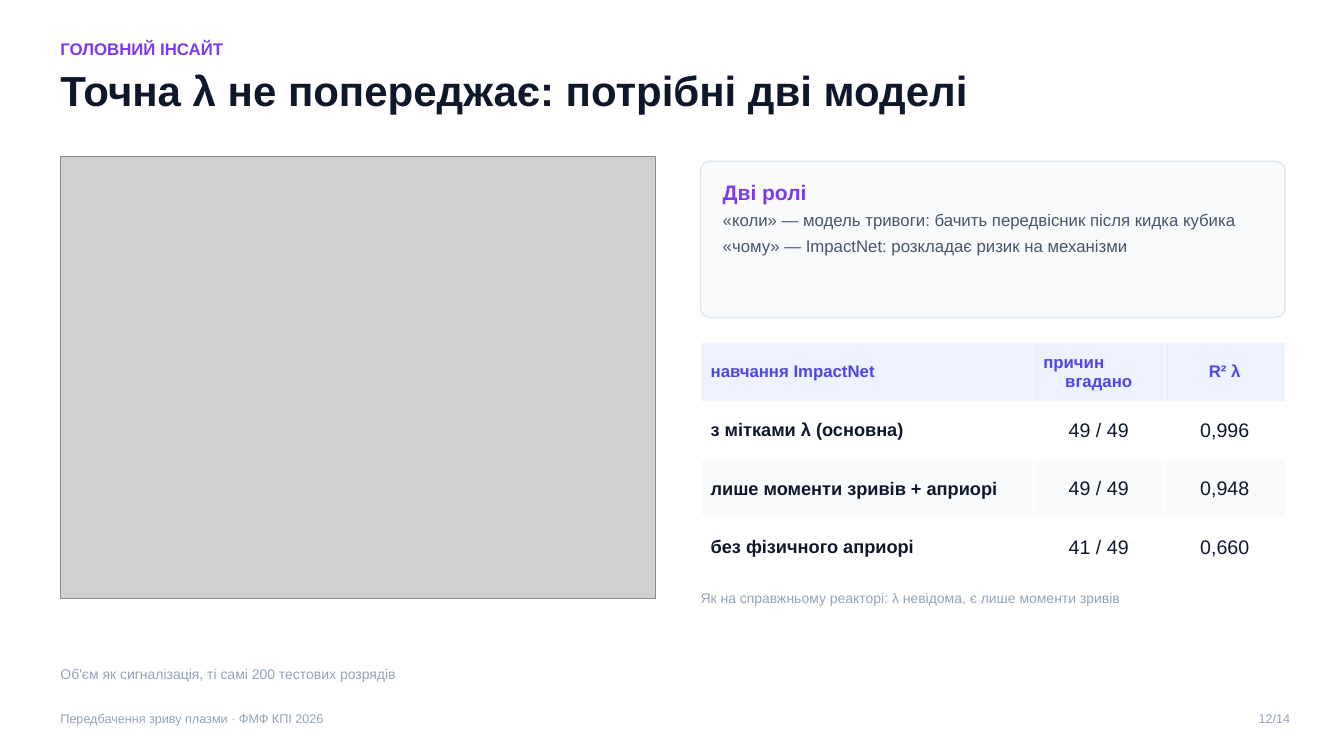
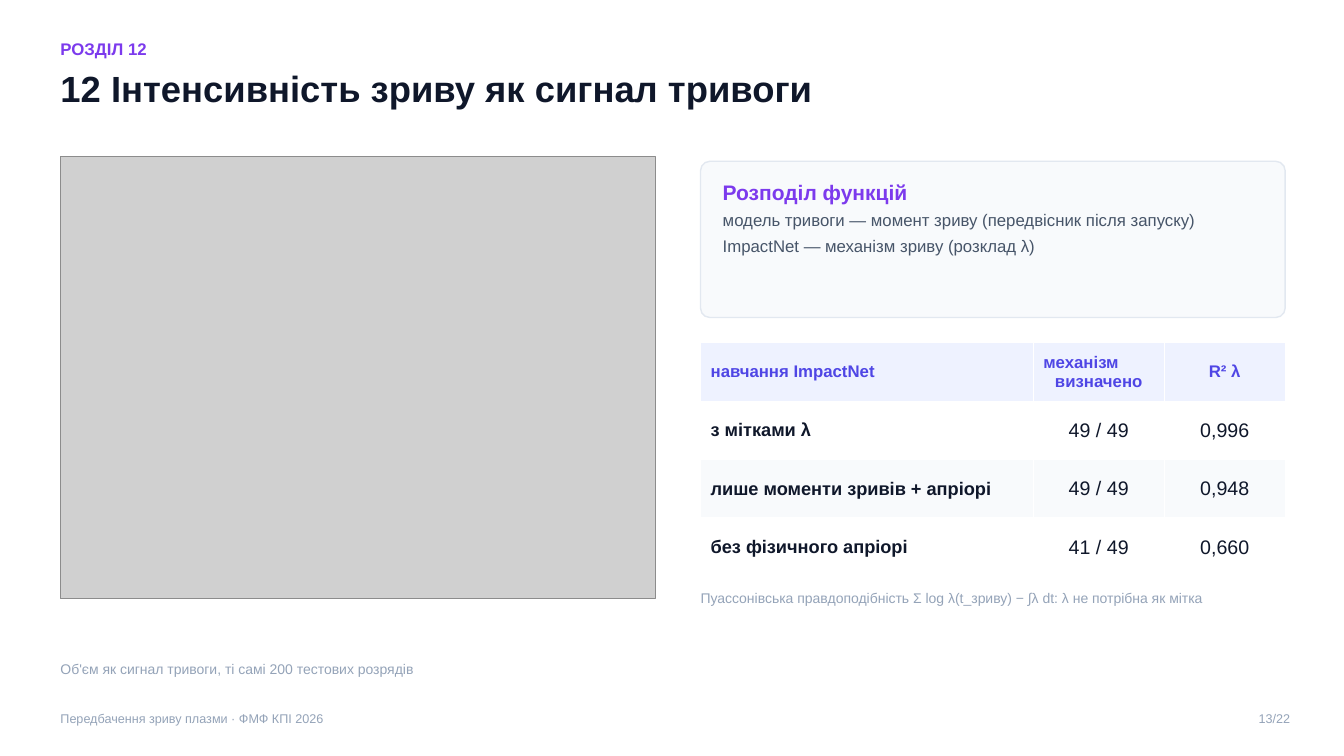
Before and after one commit to llllenah/plasma-disruption-prediction, a slide deck: slide 13 of docs/presentation.pptx (slide 12 before the commit). Drawn at 1344x756 pixels with LibreOffice and Linux fonts; fonts in the diff are those of the drawing; grey boxes stand for pictures. Boxes give left, top, right and bottom in pixels: in the first picture for what was removed or moved away, otherwise in the second. Text is boxed around its words. In the diff, an @@ line names an element or a change of style, - is before the commit and + after.

```diff
--- a/docs/presentation.pptx
+++ b/docs/presentation.pptx
@@ text at (x1=60, y1=43, x2=147, y2=59): text changed @@
-ГОЛОВНИЙ ІНСАЙТ
+РОЗДІЛ 12
@@ text at (x1=60, y1=75, x2=812, y2=110): text changed; size 30 to 26 pt @@
-Точна λ не попереджає: потрібні дві моделі
+12 Інтенсивність зриву як сигнал тривоги
@@ text at (x1=723, y1=184, x2=1195, y2=256): text changed @@
-Дві ролі
-«коли» — модель тривоги: бачить передвісник після кидка кубика
-«чому» — ImpactNet: розкладає ризик на механізми
+Розподіл функцій
+модель тривоги — момент зриву (передвісник після запуску)
+ImpactNet — механізм зриву (розклад λ)
@@ table at (x1=701, y1=343, x2=1286, y2=577) @@
-row 1, column 2: причин вгадано
+row 1, column 2: механізм визначено
-row 2, column 1: з мітками λ (основна)
+row 2, column 1: з мітками λ
-row 3, column 1: лише моменти зривів + априорі
+row 3, column 1: лише моменти зривів + апріорі
-row 4, column 1: без фізичного априорі
+row 4, column 1: без фізичного апріорі
@@ text at (x1=701, y1=593, x2=1202, y2=606): text changed @@
-Як на справжньому реакторі: λ невідома, є лише моменти зривів
+Пуассонівська правдоподібність Σ log λ(t_зриву) − ∫λ dt: λ не потрібна як мітка
@@ text at (x1=60, y1=664, x2=414, y2=677): text changed @@
-Об'єм як сигналізація, ті самі 200 тестових розрядів
+Об'єм як сигнал тривоги, ті самі 200 тестових розрядів
@@ text at (x1=1259, y1=714, x2=1291, y2=723): text changed @@
-12/14
+13/22
```
Also in this commit, not shown: 8 other slides changed, 13 slides added, 5 slides removed, 8 other files.
